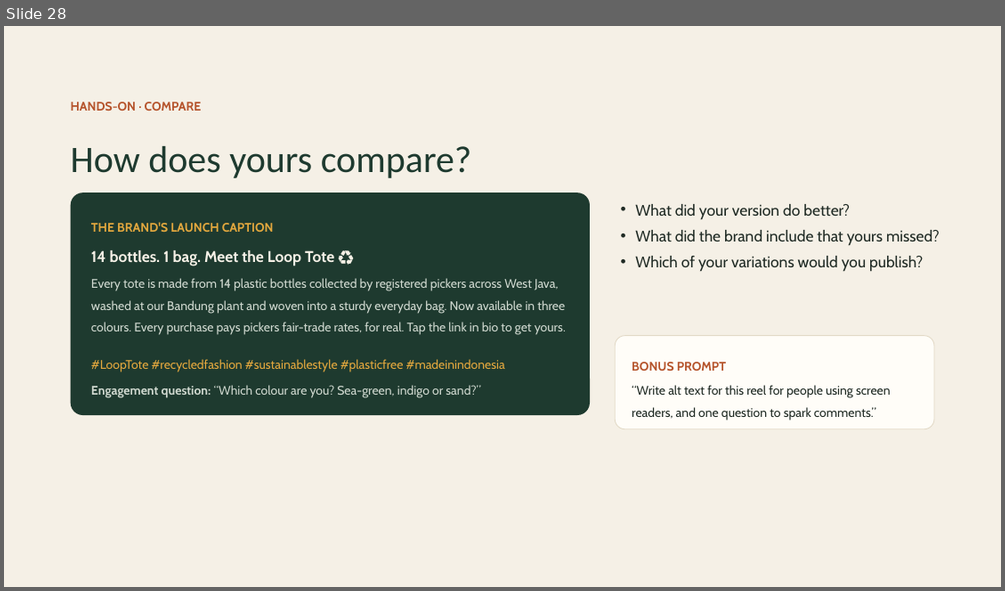
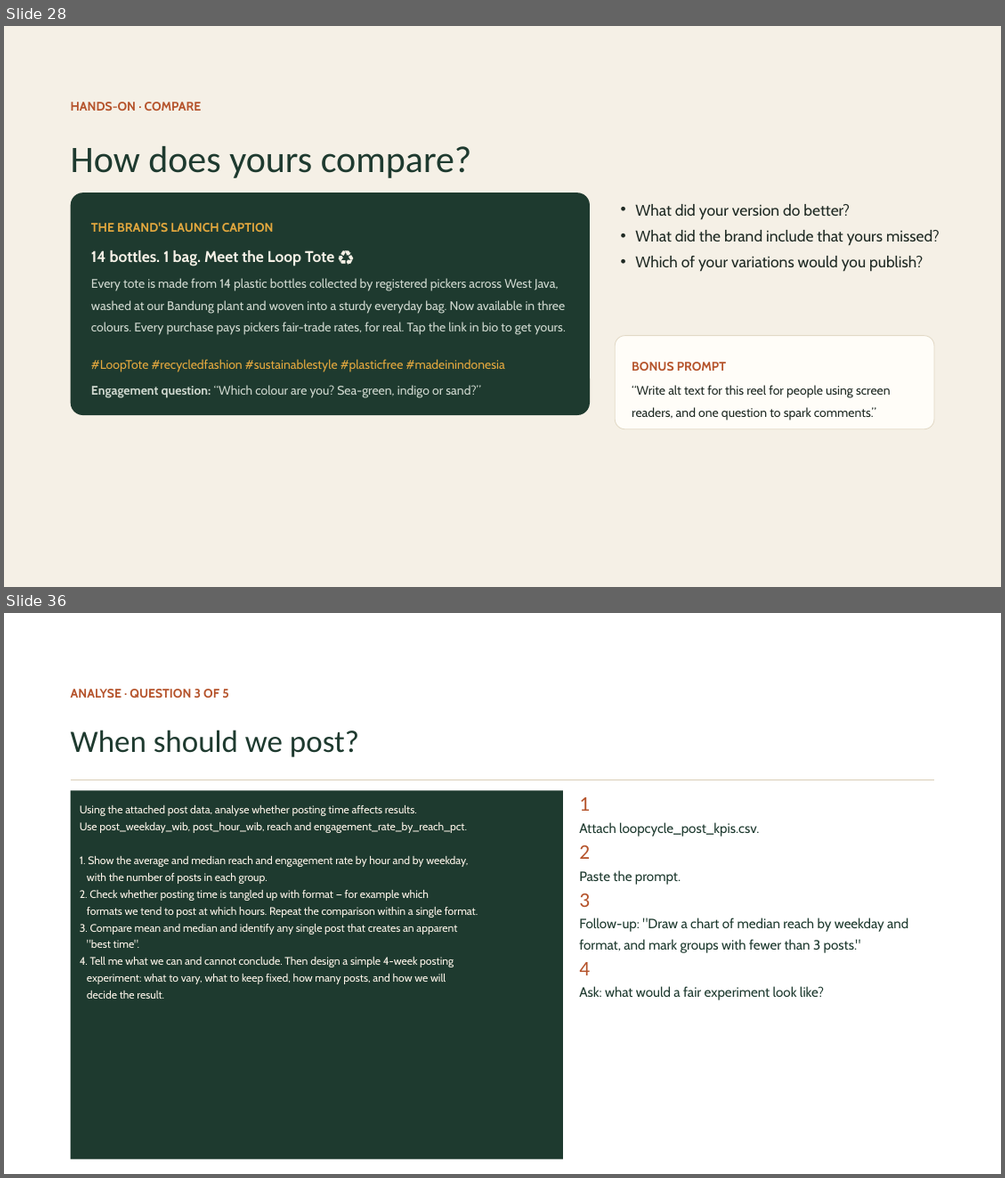
Before and after one commit to itsbharathp/LoopCycle, a slide deck: Prestentations/AI for Content Creation — The Basics.pptx. Shown one above the other, each under a label of ours: slide 28 before the commit, slides 28 and 36 after it; the slides between them are not shown. The pictures are 1005x591 and 1005x1178 pixels, drawn with LibreOffice and Linux fonts; fonts in the diff are those of the drawing. Boxes give left, top, right and bottom in pixels: in the first picture for what was removed or moved away, otherwise in the second. Text is boxed around its words. In the diff, an @@ line names an element or a change of style, - is before the commit and + after.

Commit message:
Add Part Four Analyse workshop section and GitHub Pages site
- PPTX: add 15 new slides for Part Four (5 AI analysis questions with
  prompt + answer-key pairs, setup, shared context, and wrap-up slides)
- PPTX: rebuilt from clean original to fix corrupt OOXML structure
- docs/index.html: single-file GitHub Pages slide deck of all 44 slides
  with keyboard/swipe navigation, URL hash deep-linking, and responsive layout

```diff
--- a/Prestentations/AI for Content Creation — The Basics.pptx
+++ b/Prestentations/AI for Content Creation — The Basics.pptx
@@ slide 36 added at (4, 613, 1001, 1174), background #FFFFFF @@
@@ text added at (71, 689, 229, 698), 12 pt, text #B5532B, bold @@
+ANALYSE · QUESTION 3 OF 5
@@ text added at (71, 730, 359, 757), 30 pt, text #1E3A2F @@
+When should we post?
@@ line added from (71, 779) to (934, 779), #D9CDB6 1 pt @@
@@ rectangle added at (71, 790, 563, 1159), fill #1E3A2F @@
@@ text added at (579, 797, 908, 1000), 13 pt, text #1E3A2F @@
+1
+Attach loopcycle_post_kpis.csv.
+2
+Paste the prompt.
+3
+Follow-up: "Draw a chart of median reach by weekday and format, and mark groups with fewer than 3 posts."
+4
+Ask: what would a fair experiment look like?
@@ text added at (80, 805, 477, 998), 10.5 pt, text #FBF3E8 @@
+Using the attached post data, analyse whether posting time affects results.
+Use post_weekday_wib, post_hour_wib, reach and engagement_rate_by_reach_pct.
+1. Show the average and median reach and engagement rate by hour and by weekday,
+with the number of posts in each group.
+2. Check whether posting time is tangled up with format — for example which
+formats we tend to post at which hours. Repeat the comparison within a single format.
+3. Compare mean and median and identify any single post that creates an apparent
+"best time".
+4. Tell me what we can and cannot conclude. Then design a simple 4-week posting
+experiment: what to vary, what to keep fixed, how many posts, and how we will
+decide the result.
```
Also in this commit, not shown: 14 other slides added, 1 slide removed, 1 other file.
